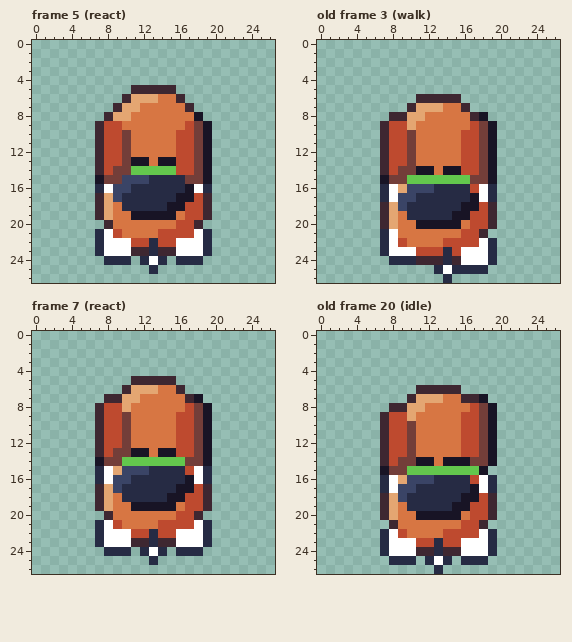
Pixel-art file -- art/minis/dog-lady@56.aseprite. Above is the file before it was changed.
27x27 pixels, 24 frames. Shown: frame 5 (react), old frame 3 (walk), frame 7 (react), old frame 20 (idle). The commit also changed other frames, which this record leaves out.
And afterwards:
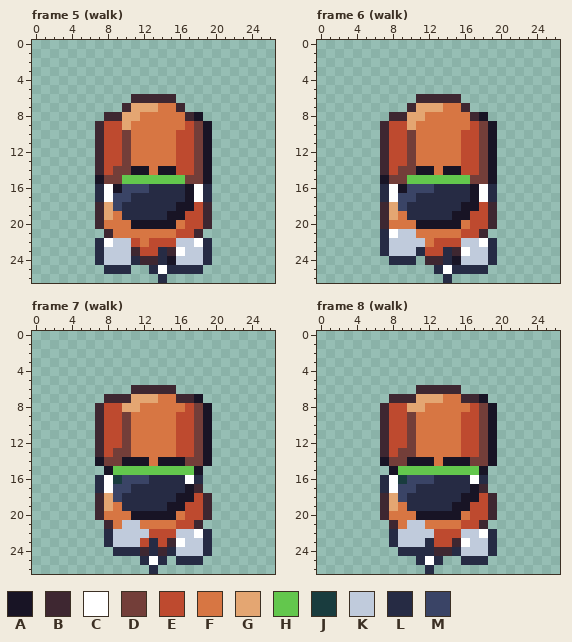
Palette (. is transparent): A #181425  B #3e2731  C #ffffff  D #733e39  E #be4a2f  F #d77643  G #e4a672  H #63c74d  J #193c3e  K #c0cbdc  L #262b44  M #3a4466
A new or re-ordered frame is compared with the old frame closest to it.
From the commit log: Clarify pack dog gait and reaction recovery
What changed:
frames re-ordered
Frame 5 (walk):
y 5: x 11..15 BBBBB -> .....
y 6: x 10..16 BGGGFFB -> .BBBBB.
y 7: x 9..10 BG -> .B; x 12..13 FF -> GG; x 16..17 FB -> B.
y 8: x 9 G -> B; x 11 F -> G; x 17 F -> B
y 9: x 10 F -> G
y 13: x 11..12 AA -> FF; x 14..15 AA -> FF
y 14: x 11..15 HHHHH -> AAFAA
y 15: x 10..16 MMMLLLL -> HHHHHHH
y 16: x 9 M -> A; x 11..12 LL -> MM
y 17: x 7..8 BG -> LC; x 10 L -> M; x 16 A -> L; x 18..19 EB -> CL
y 18: x 9 F -> M; x 15 A -> L; x 17 E -> A
y 19: x 10..14 FAAAA -> LLLLL; x 16 F -> A
y 20: x 7..8 .B -> BF; x 11..16 FFFFFE -> AAAAAF; x 18..19 B. -> EB
y 21: x 7..9 LCE -> .BF; x 14..15 EE -> FF; x 18..19 CL -> B.
y 22: x 9..10 CC -> KK; x 12..13 EL -> FE; x 16..17 CC -> KK
y 23: x 8..10 CCC -> KKK; x 12..14 BLB -> EEL; x 17..18 CC -> KK
y 24: x 7..13 .LLL.LC -> LKKKLBB; x 15..19 .LLL. -> AKKKL
y 25: x 8..10 ... -> LLL; x 14..18 ..... -> CLLLL
y 26: x 14 . -> L
Frame 6 (walk) against old frame 3 (walk):
y 16: x 9 G -> A; x 17 E -> A
y 20: x 8 G -> F
y 21: x 9..10 FF -> KK
y 22: x 8..11 CEFF -> KKKK; x 13 F -> E; x 16..17 EE -> KK
y 23: x 8..11 CCCE -> KKKL; x 15 E -> B; x 17..18 CC -> KK
y 24: x 11 B -> .; x 15..18 BCCC -> AKKK
Frame 7 (walk):
y 5: x 11..15 BBBBB -> .....
y 6: x 10..16 BGGGFFB -> .BBBBB.
y 7: x 10 G -> B; x 12..13 FF -> GG; x 16 F -> B
y 8: x 11 F -> G
y 13: x 11..12 AA -> FF; x 14..15 AA -> FF
y 14: x 10..16 HHHHHHH -> AAAFAAA
y 15: x 7..19 LCGMMMLLLLECL -> .AHHHHHHHHHA.
y 16: x 9 M -> J; x 11..12 LL -> MM; x 17..19 ACL -> CL.
y 17: x 7..8 BG -> LC; x 10 L -> M; x 16 A -> L; x 18..19 EB -> B.
y 18: x 9 F -> M; x 15 A -> L; x 17 E -> A
y 19: x 10..14 FAAAA -> LLLLL; x 16 F -> A
y 20: x 7..8 .B -> BF; x 11..16 FFFFFE -> AAAAAF; x 18..19 B. -> EB
y 21: x 7..11 LCEFF -> .BFKK; x 14..15 EE -> FF; x 18..19 CL -> B.
y 22: x 7..13 LCCCEEL -> .LKKKKE; x 16..17 CC -> KK
y 23: x 7..12 LCCCBB -> .LKKKE; x 14 B -> E; x 17..18 CC -> KK
y 24: x 8 L -> .; x 11..19 .LCL.LLL. -> LBLBLKKKL
y 25: x 12..14 .L. -> LCL; x 16..18 ... -> LLL
y 26: x 13 . -> L
Frame 8 (walk) against old frame 20 (idle):
y 7: x 8..9 .. -> BB
y 8: x 7..9 .BB -> BEE
y 9: x 10 G -> D
y 13: x 9 E -> D
y 14: x 7..8 BE -> AD; x 10 D -> A
y 15: x 7..9 ADD -> .AH
y 16: x 9 G -> J; x 17..19 ECL -> CL.
y 17: x 18..19 CL -> B.
y 20: x 8 G -> F
y 21: x 10..11 FF -> KK
y 22: x 7..13 LCEFFFF -> .LKKKKE; x 16..17 EE -> KK
y 23: x 7..13 LCCCEEL -> .LKKKLE; x 15 E -> B; x 17..18 CC -> KK
y 24: x 7..13 LCCCBBL -> ..LLLLB; x 15..18 BCCC -> LKKK
y 25: x 8..14 LLL.LCL -> ...LCL.
y 26: x 12..13 .L -> L.
Where, in picture pixels (left, top, right, bottom), the same in both pictures:
changed: (95, 85, 212, 283)
changed: (389, 184, 488, 265)
changed: (122, 376, 185, 412)
changed: (95, 448, 212, 574)
changed: (380, 394, 497, 574)
